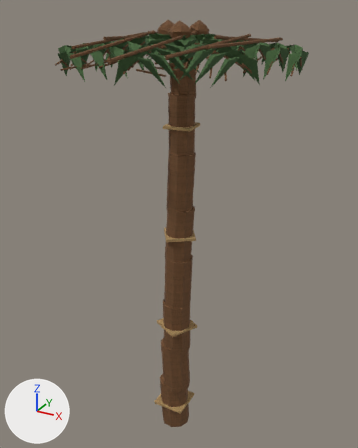
An edit to the OBJ model Assets/ProjectOEN/ProductionArt/Meshes/environment_set_dressing/en-007_palm_tree_variant_set__mature.obj, drawn before and after from the same camera.
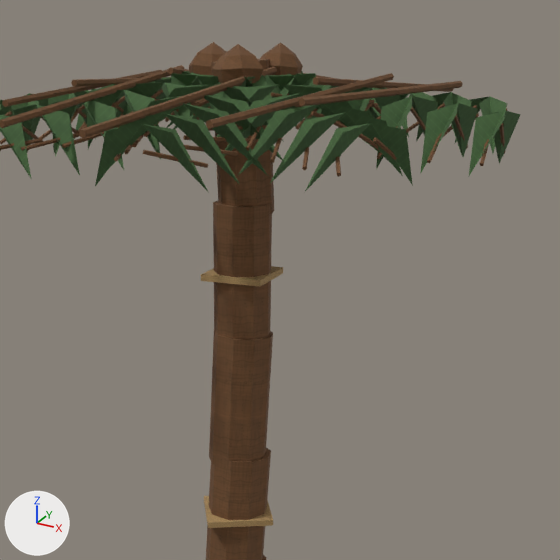
Each version is shown whole from a camera (50 mm lens) standing at (2.15, -3.83, 4.33) and looking at (-0.02, 0.11, 2.36), then close up on the part from 20% to 91% of the width and 0% to 57% of the height. Lighting does not change. The marker at lower left points along +X, +Y and +Z. The last two pictures show the newer version. Where no turn or scale is listed for an object, it has been applied to the vertices. Vertices at exactly the same position are counted once.

Names of what the first close-up shows: 'en-007_palm_tree_variant_set__mature'.
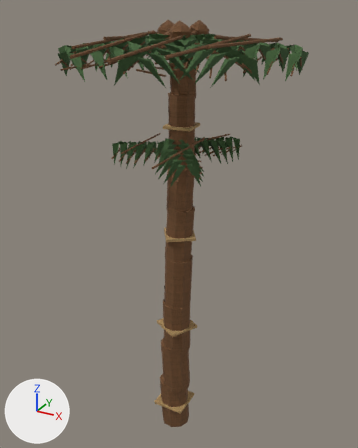
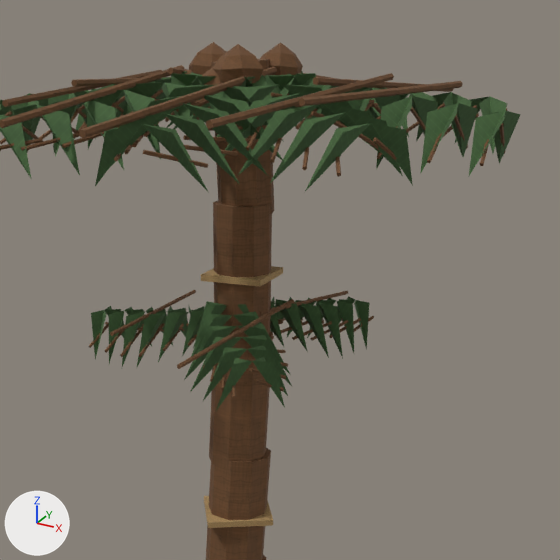
What changed in the scene script:
```text
Change me_en_007_palm_tree_variant_set__mature:
    remove me_en_007_palm_tree_variant_set__mature.from_pydata(...)  # 2061 vertices, 3054 faces; spans x -0.96..1.1, y -1.15..1.2, z -0.03..4.23
    add me_en_007_palm_tree_variant_set__mature.from_pydata(...)  # 2754 vertices, 4080 faces; spans x -0.96..1.1, y -1.15..1.2, z -0.03..4.23
    me_en_007_palm_tree_variant_set__mature part 1: the loose piece of 14 vertices spanning x 0.45..0.58, y -0.94..0.24, z 4.02..4.13 is copied, and the copy is scaled about its middle by (0.534, 0.67, 0.831), then moved by (-0.27, 0.01, -0.84); it spans x 0.21..0.28, y -0.74..0.05, z 3.19..3.28
    me_en_007_palm_tree_variant_set__mature part 2: the loose piece of 12 vertices spanning x -0.06..0.07, y -0.67..-0.36, z 3.95..4.0 is copied, and the copy is scaled about its middle by (0.61, 0.629, 1.5), then moved by (0.19, 0.07, -0.85); it spans x 0.15..0.24, y -0.54..-0.35, z 3.09..3.16
    me_en_007_palm_tree_variant_set__mature part 3: the loose piece of 12 vertices spanning x 0.26..0.41, y -0.75..-0.46, z 3.93..3.98 is copied, and the copy is scaled about its middle by (0.528, 0.67, 1.83), then moved by (0.02, 0.28, -0.83); it spans x 0.31..0.4, y -0.42..-0.22, z 3.09..3.16
    me_en_007_palm_tree_variant_set__mature part 4: the loose piece of 12 vertices spanning x 0.43..0.54, y -0.66..-0.37, z 3.9..4.01 is copied, and the copy is scaled about its middle by (0.847, 0.559, 0.412), then moved by (-0.21, 0.0, -0.84); it spans x 0.23..0.32, y -0.6..-0.43, z 3.09..3.14
    me_en_007_palm_tree_variant_set__mature part 5: the loose piece of 12 vertices spanning x 0.26..0.41, y -0.75..-0.46, z 3.93..3.98 is copied, and the copy is scaled about its middle by (0.446, 0.559, 1.97), then moved by (0.07, 0.19, -0.84); it spans x 0.37..0.44, y -0.5..-0.33, z 3.08..3.15
    me_en_007_palm_tree_variant_set__mature part 6: the loose piece of 12 vertices spanning x 0.57..0.68, y -0.71..-0.47, z 3.89..3.99 is copied, and the copy is scaled about its middle by (0.762, 0.541, 0.348), then moved by (-0.27, 0.0, -0.83); it spans x 0.31..0.4, y -0.66..-0.52, z 3.08..3.13
    me_en_007_palm_tree_variant_set__mature part 7: the loose piece of 12 vertices spanning x 0.26..0.41, y -0.75..-0.46, z 3.93..3.98 is copied, and the copy is scaled about its middle by (0.35, 0.452, 1.98), then moved by (0.12, 0.1, -0.85); it spans x 0.43..0.49, y -0.58..-0.44, z 3.07..3.14
    me_en_007_palm_tree_variant_set__mature part 8: the loose piece of 14 vertices spanning x 0.44..0.57, y -0.18..1.0, z 4.02..4.13 is copied, and the copy is scaled about its middle by (0.396, 0.67, 0.906), then moved by (-0.31, -0.07, -0.88); it spans x 0.17..0.23, y -0.06..0.74, z 3.15..3.24
    me_en_007_palm_tree_variant_set__mature part 9: the loose piece of 12 vertices spanning x 0.25..0.33, y -0.04..0.19, z 4.02..4.07 is copied, and the copy is scaled about its middle by (1.04, 0.783, 0.483), then moved by (-0.08, 0.09, -0.92); it spans x 0.18..0.25, y 0.07..0.26, z 3.11..3.14
    me_en_007_palm_tree_variant_set__mature part 10: the loose piece of 12 vertices spanning x 0.25..0.33, y -0.04..0.19, z 4.02..4.07 is copied, and the copy is scaled about its middle by (1.32, 0.889, 0.891), then moved by (-0.02, 0.18, -0.95); it spans x 0.23..0.32, y 0.15..0.35, z 3.08..3.12
    me_en_007_palm_tree_variant_set__mature part 11: the loose piece of 12 vertices spanning x 0.24..0.39, y 0.51..0.81, z 3.93..3.97 is copied, and the copy is scaled about its middle by (0.604, 0.67, 1.58), then moved by (0.0, -0.32, -0.87); it spans x 0.26..0.36, y 0.24..0.44, z 3.06..3.11
    me_en_007_palm_tree_variant_set__mature part 12: the loose piece of 12 vertices spanning x 0.24..0.39, y 0.51..0.81, z 3.93..3.97 is copied, and the copy is scaled about its middle by (0.531, 0.559, 1.8), then moved by (0.03, -0.22, -0.88); it spans x 0.3..0.38, y 0.36..0.53, z 3.04..3.11
    me_en_007_palm_tree_variant_set__mature part 13: the loose piece of 12 vertices spanning x 0.24..0.39, y 0.51..0.81, z 3.93..3.97 is copied, and the copy is scaled about its middle by (0.439, 0.452, 1.9), then moved by (0.06, -0.11, -0.89); it spans x 0.34..0.41, y 0.48..0.62, z 3.03..3.1
    me_en_007_palm_tree_variant_set__mature part 14: the loose piece of 14 vertices spanning x -0.57..-0.42, y -0.38..0.81, z 4.04..4.11 is copied, and the copy is scaled about its middle by (0.707, 0.67, 0.151), then moved by (0.13, -0.19, -0.92); it spans x -0.42..-0.32, y -0.37..0.42, z 3.14..3.17
    me_en_007_palm_tree_variant_set__mature part 15: 242 vertices added at x -0.67..0.5, y -0.62..0.64, z 2.47..3.28
    me_en_007_palm_tree_variant_set__mature part 16: 69 vertices added at x -0.2..0.17, y -0.22..0.17, z 4.05..4.16
    other edits to the shape of me_en_007_palm_tree_variant_set__mature do not show in these pictures
    add me_en_007_palm_tree_variant_set__mature.materials.append(mat_char)  # picture img_char_albedo_png
```

Pixel boxes [x1, y1, x2, y2] of what changed, in the close-ups (560 x 560 px):
part 1 of me_en_007_palm_tree_variant_set__mature, added: after [177, 299, 294, 369]
part 2 of me_en_007_palm_tree_variant_set__mature, added: after [210, 363, 218, 382]
part 3 of me_en_007_palm_tree_variant_set__mature, added: after [246, 358, 288, 367]
part 4 of me_en_007_palm_tree_variant_set__mature, added: after [221, 373, 227, 390]
part 5 of me_en_007_palm_tree_variant_set__mature, added: after [250, 368, 286, 379]
part 6 of me_en_007_palm_tree_variant_set__mature, added: after [232, 384, 236, 399]
part 7 of me_en_007_palm_tree_variant_set__mature, added: after [254, 379, 284, 392]
part 8 of me_en_007_palm_tree_variant_set__mature, added: after [260, 291, 348, 315]
part 9 of me_en_007_palm_tree_variant_set__mature, added: after [274, 321, 308, 336]
part 10 of me_en_007_palm_tree_variant_set__mature, added: after [292, 321, 332, 340]
part 11 of me_en_007_palm_tree_variant_set__mature, added: after [310, 320, 349, 340]
part 12 of me_en_007_palm_tree_variant_set__mature, added: after [329, 318, 361, 338]
part 13 of me_en_007_palm_tree_variant_set__mature, added: after [354, 316, 374, 332]
part 14 of me_en_007_palm_tree_variant_set__mature, added: after [110, 290, 196, 336]
part 15 of me_en_007_palm_tree_variant_set__mature, added (green): after [89, 296, 369, 410]
part 16 of me_en_007_palm_tree_variant_set__mature, added (mostly hidden): after [185, 67, 221, 86]
